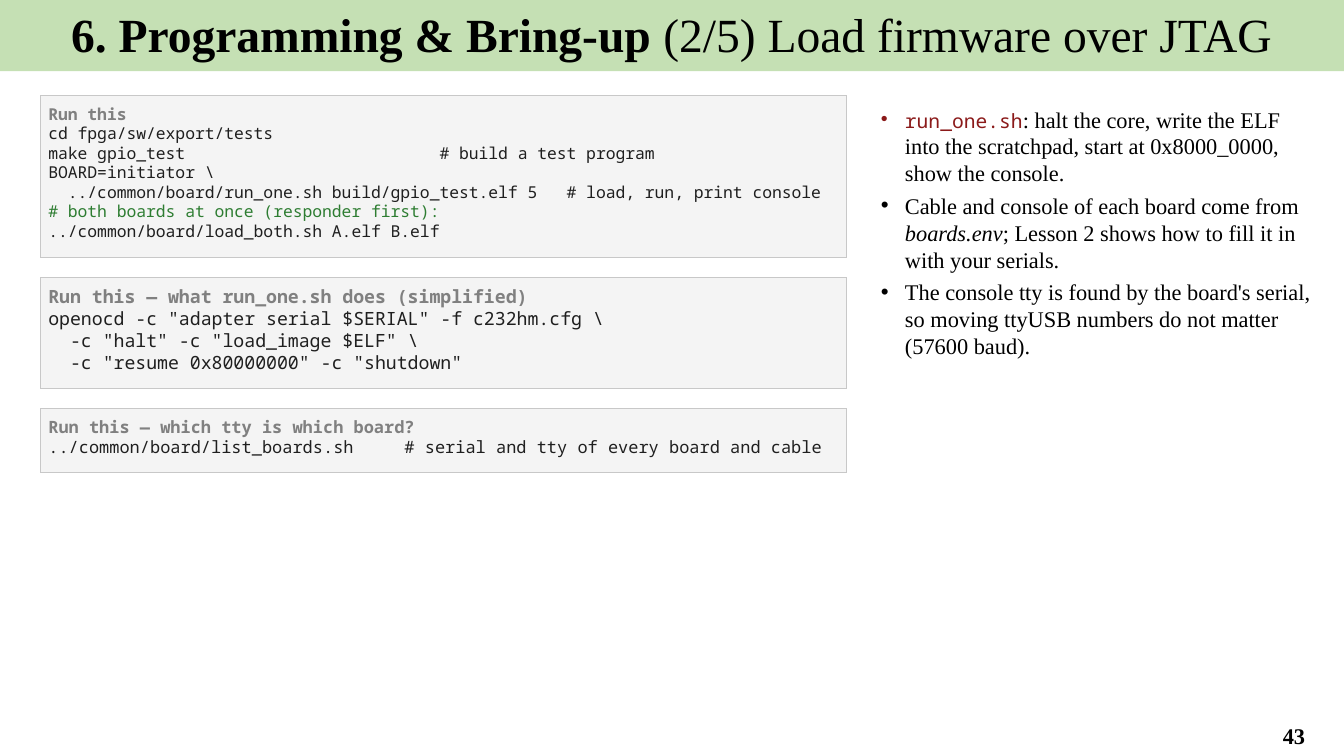
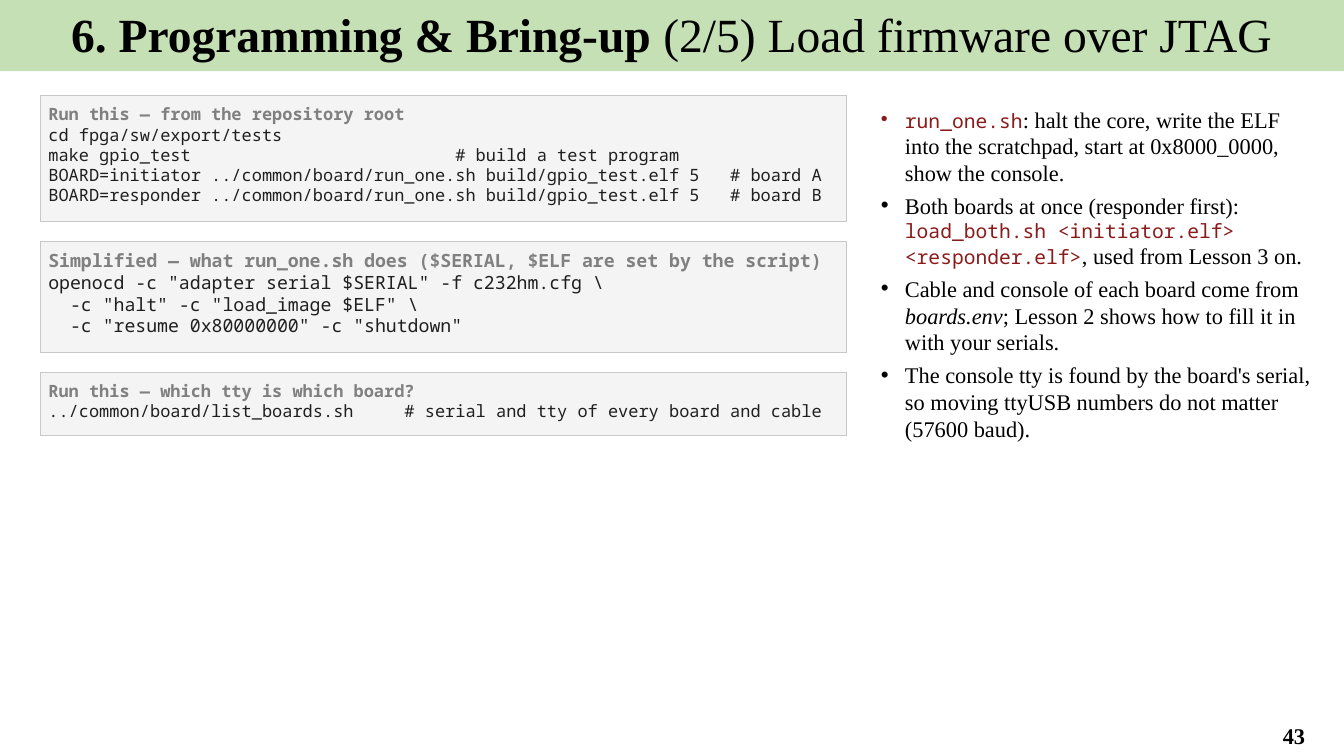
Before and after one commit to Khaiduy/chipyard-edhoc, a slide deck: slide 43 of fpga/sw/export/docs/slides/01_EDHOC_SoC_on_Arty_A7-100T.pptx. Drawn at 1344x756 pixels with LibreOffice and Linux fonts; fonts in the diff are those of the drawing. Boxes give left, top, right and bottom in pixels: in the first picture for what was removed or moved away, otherwise in the second. Text is boxed around its words. In the diff, an @@ line names an element or a change of style, - is before the commit and + after.

```diff
--- a/fpga/sw/export/docs/slides/01_EDHOC_SoC_on_Arty_A7-100T.pptx
+++ b/fpga/sw/export/docs/slides/01_EDHOC_SoC_on_Arty_A7-100T.pptx
@@ rectangle "Run this — from the ...": place and size @@
-rectangle "Run this — from the ..." at box(40, 96, 847, 257)
+rectangle "Run this — from the ..." at box(40, 96, 847, 222)
@@ text in rectangle at box(48, 107, 405, 124): text changed; size 11.7 to 12.1 pt @@
-Run this
+Run this — from the repository root
@@ text in rectangle at box(48, 128, 679, 165): size 11.7 to 12.1 pt in "cd fpga/sw/export/tests", "make gpio_test # build a test program" @@
@@ text in rectangle at box(48, 168, 822, 205): text changed; size 11.7 to 12.1 pt @@
-BOARD=initiator \
-../common/board/run_one.sh build/gpio_test.elf 5 # load, run, print console
-# both boards at once (responder first):
-../common/board/load_both.sh A.elf B.elf
+BOARD=initiator ../common/board/run_one.sh build/gpio_test.elf 5 # board A
+BOARD=responder ../common/board/run_one.sh build/gpio_test.elf 5 # board B
@@ text at box(905, 198, 1302, 269): paragraph added @@
+• Both boards at once (responder first): load_both.sh <initiator.elf> <responder.elf>, used from Lesson 3 on.
@@ rectangle "Simplified — what run_one.sh does ...": place and size @@
-rectangle "Simplified — what run_one.sh does ..." at box(40, 277, 847, 388)
+rectangle "Simplified — what run_one.sh does ..." at box(40, 242, 847, 353)
@@ text in rectangle at box(48, 253, 821, 272): text changed @@
-Run this — what run_one.sh does (simplified)
+Simplified — what run_one.sh does ($SERIAL, $ELF are set by the script)
@@ rectangle "Run this — which tty ...": place and size @@
-rectangle "Run this — which tty ..." at box(40, 408, 847, 472)
+rectangle "Run this — which tty ..." at box(40, 373, 847, 437)
```
Also in this commit, not shown: 8 other slides changed, 13 other files.
